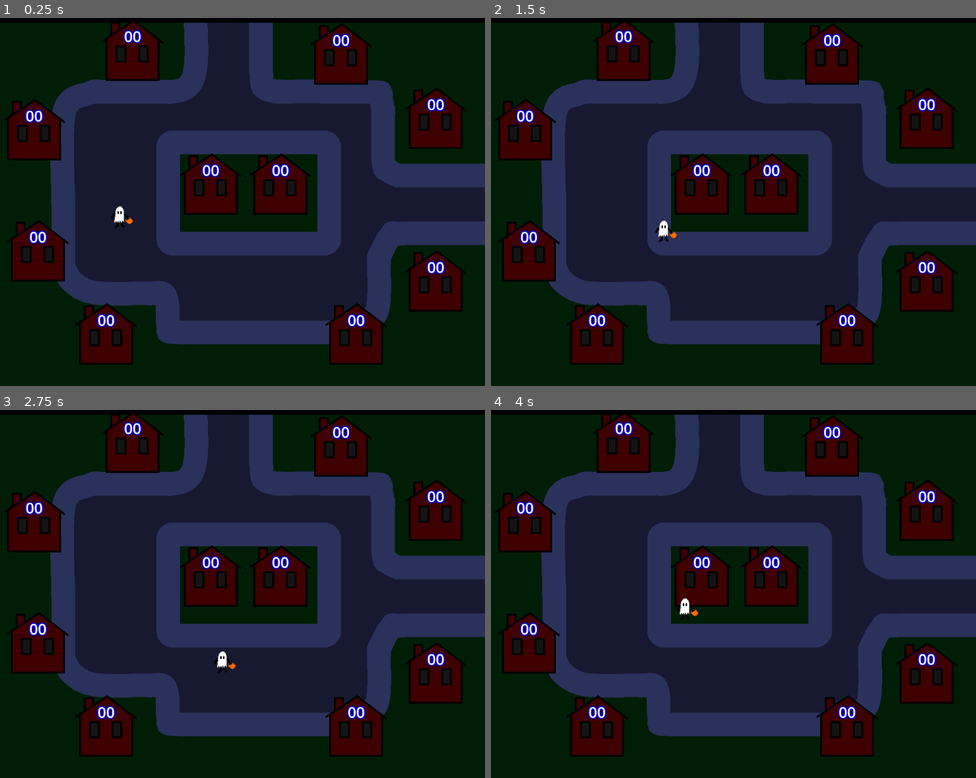
Above: before the commit, frames 1-4 (two rows, left to right).
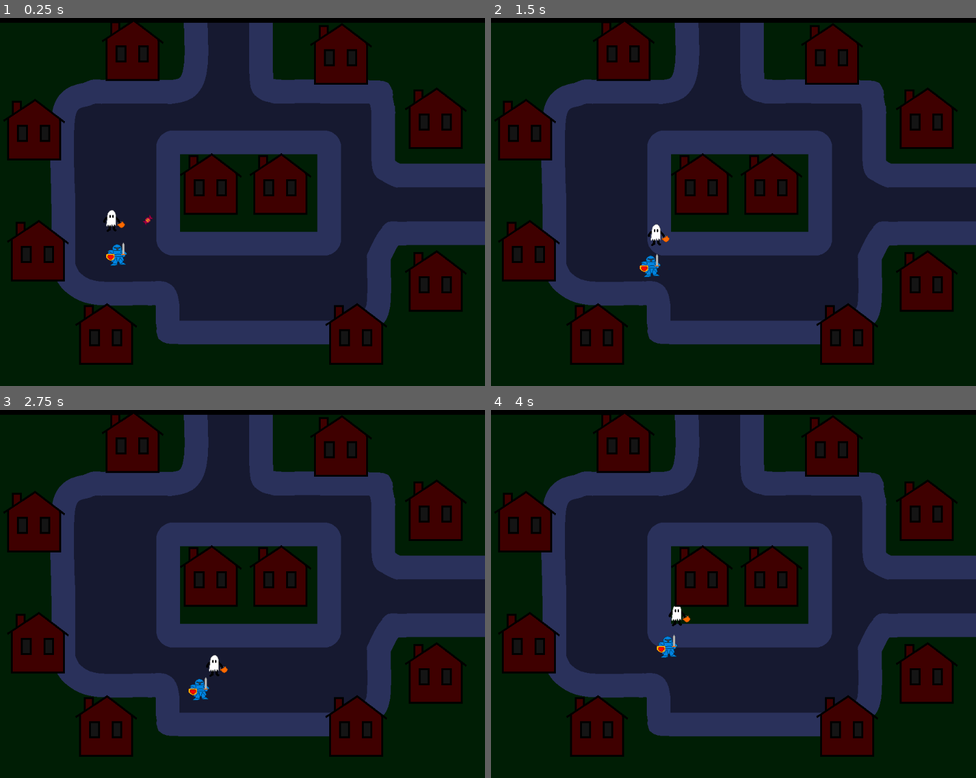
Above: after the commit, the same moments.

Repository: King9999/trickortreat_godot
Game: Godot game, scene res://Scenes/main.tscn
The game is run twice, just before and just after one commit, with the same random seed, the same clock (stepped at 60 frames per second) and the same inputs.
Inputs:
- Up to frame 1 (0.25 s): no input
- Up to frame 2 (1.5 s): tap Enter at 0.5 s; hold Right 0.53-1.28 s; hold Down from 1.28 s (still down)
- Up to frame 3 (2.75 s): release Down at 2.03 s; hold Right from 2.03 s (still down)
- Up to frame 4 (4 s): release Right at 2.78 s; hold Up 2.78-3.53 s; hold Left from 3.53 s (still down)

The runs differ from the first frame. In frame 1, 1.6% of the frame differs, in the area x 5-92%, y 3-85%; in frame 2, 1.6%; in frame 3, 1.6%; in frame 4, 1.6%.

Commit message:
Added house collision box; added candy; added inherited scenes

Diff:
--- /dev/null
+++ b/Scenes/candy.tscn
@@ -0,0 +1,18 @@
+[gd_scene load_steps=4 format=3 uid="uid://ler3q84qayoq"]
+
+[ext_resource type="Script" uid="uid://cw2yepjtdcwch" path="res://Scripts/candy.gd" id="1_bresn"]
+[ext_resource type="Texture2D" uid="uid://cuhruqax5kndg" path="res://Sprites/candy.png" id="1_prm1k"]
+
+[sub_resource type="CircleShape2D" id="CircleShape2D_bresn"]
+
+[node name="Candy" type="Area2D"]
+script = ExtResource("1_bresn")
+
+[node name="Sprite2D" type="Sprite2D" parent="."]
+texture = ExtResource("1_prm1k")
+
+[node name="CollisionShape2D" type="CollisionShape2D" parent="."]
+scale = Vector2(0.685494, 0.685494)
+shape = SubResource("CircleShape2D_bresn")
+
+[connection signal="body_entered" from="." to="." method="_on_body_entered"]
--- /dev/null
+++ b/Scenes/costume_ghost.tscn
@@ -0,0 +1,8 @@
+[gd_scene load_steps=3 format=3 uid="uid://siohwbcnl08s"]
+
+[ext_resource type="PackedScene" uid="uid://bdxcb48ykudp7" path="res://Scenes/costume_base.tscn" id="1_72e8b"]
+[ext_resource type="Script" uid="uid://xkal0eguum4q" path="res://Scripts/costume_ghost.gd" id="2_dyja4"]
+
+[node name="Ghost" instance=ExtResource("1_72e8b")]
+script = ExtResource("2_dyja4")
+costume_name = "Ghost"
--- /dev/null
+++ b/Scenes/costume_knight.tscn
@@ -0,0 +1,18 @@
+[gd_scene load_steps=4 format=3 uid="uid://rojba8fy4rsu"]
+
+[ext_resource type="PackedScene" uid="uid://bdxcb48ykudp7" path="res://Scenes/costume_base.tscn" id="1_oxhh8"]
+[ext_resource type="Texture2D" uid="uid://bnmlrcugrog2u" path="res://Sprites/Costumes/Knight.png" id="2_523sj"]
+[ext_resource type="Script" uid="uid://bx558idp78e4h" path="res://Scripts/costume_knight.gd" id="2_tv4cp"]
+
+[node name="Knight" instance=ExtResource("1_oxhh8")]
+script = ExtResource("2_tv4cp")
+costume_name = "Knight"
+candy_drop_amount = 2
+move_speed = 120.0
+collecting_candy = true
+
+[node name="Sprite2D" parent="." index="0"]
+texture = ExtResource("2_523sj")
+
+[node name="Collison" parent="." index="1"]
+position = Vector2(0, 0)
--- a/Scenes/house.tscn
+++ b/Scenes/house.tscn
@@ -12,22 +12,28 @@
 outline_size = 10
 outline_color = Color(0, 0, 0.85098, 1)
 
+[sub_resource type="RectangleShape2D" id="RectangleShape2D_iqtyj"]
+size = Vector2(114, 88)
+
 [node name="House" type="Node2D"]
 script = ExtResource("1_3jr7h")
 
 [node name="House_LightsOff" type="Sprite2D" parent="."]
+z_index = 1
 texture = ExtResource("1_okrnj")
 
 [node name="House_LightsOn" type="Sprite2D" parent="."]
 visible = false
+z_index = 1
 texture = ExtResource("2_n87ef")
 
 [node name="Candy Pickup Area" type="Area2D" parent="."]
 
-[node name="CollisionShape2D" type="CollisionShape2D" parent="Candy Pickup Area"]
+[node name="Trigger" type="CollisionShape2D" parent="Candy Pickup Area"]
 position = Vector2(0, 75)
 scale = Vector2(1.09906, 1.09906)
 shape = SubResource("RectangleShape2D_3jr7h")
+debug_color = Color(0.733363, 0.266081, 0.441788, 0.419608)
 
 [node name="Candy Text" type="Label" parent="."]
 anchors_preset = 5
@@ -42,3 +48,9 @@
 label_settings = SubResource("LabelSettings_3jr7h")
 horizontal_alignment = 1
 vertical_alignment = 1
+
+[node name="HouseCollision" type="StaticBody2D" parent="."]
+
+[node name="House_CollisionBox" type="CollisionShape2D" parent="HouseCollision"]
+position = Vector2(0, 21)
+shape = SubResource("RectangleShape2D_iqtyj")
--- a/Scenes/main.tscn
+++ b/Scenes/main.tscn
@@ -1,9 +1,11 @@
-[gd_scene load_steps=6 format=3 uid="uid://dub32hrwkr01h"]
+[gd_scene load_steps=8 format=3 uid="uid://dub32hrwkr01h"]
 
 [ext_resource type="Texture2D" uid="uid://cn57fucuohft3" path="res://Sprites/Level.png" id="1_jjgbg"]
 [ext_resource type="Script" uid="uid://knvtqv5xju0a" path="res://Scripts/house_manager.gd" id="2_8gbba"]
 [ext_resource type="PackedScene" uid="uid://dy622oifu2orq" path="res://Scenes/house.tscn" id="2_bo1nx"]
-[ext_resource type="PackedScene" uid="uid://bdxcb48ykudp7" path="res://Scenes/costume_base.tscn" id="4_jjvhh"]
+[ext_resource type="PackedScene" uid="uid://rojba8fy4rsu" path="res://Scenes/costume_knight.tscn" id="5_kry3j"]
+[ext_resource type="PackedScene" uid="uid://siohwbcnl08s" path="res://Scenes/costume_ghost.tscn" id="6_6bp64"]
+[ext_resource type="PackedScene" uid="uid://ler3q84qayoq" path="res://Scenes/candy.tscn" id="6_21xkr"]
 
 [sub_resource type="NavigationPolygon" id="NavigationPolygon_bo1nx"]
 vertices = PackedVector2Array(475, -83, 475, -203, 502, -310, 502, 422, 474, 261, 474, 141, 307, 373, -494, 422, 171, 3 …(372 unchanged characters)…
@@ -113,5 +115,11 @@
 [node name="House10" parent="House Manager" instance=ExtResource("2_bo1nx")]
 position = Vector2(240, 320)
 
-[node name="CostumeBase" parent="." instance=ExtResource("4_jjvhh")]
-position = Vector2(-255, 72)
+[node name="Knight" parent="." instance=ExtResource("5_kry3j")]
+position = Vector2(-264, 152)
+
+[node name="Candy" parent="." instance=ExtResource("6_21xkr")]
+position = Vector2(-200, 80)
+
+[node name="Ghost" parent="." instance=ExtResource("6_6bp64")]
+position = Vector2(-272, 80)
--- /dev/null
+++ b/Scripts/candy.gd
@@ -0,0 +1,7 @@
+extends Area2D
+
+
+func _on_body_entered(player: Costume) -> void:
+	player.candy_amount += 1
+	print("{0}'s candy is now {1}".format([player.costume_name, player.candy_amount]))
+	queue_free()
--- a/Scripts/costume_base.gd
+++ b/Scripts/costume_base.gd
@@ -5,7 +5,7 @@
 extends CharacterBody2D
 class_name Costume
 
-signal on_hit(player: Costume)
+signal on_hit(player: Costume)				#player sprite will shake and flash when hit by a trick. The appropriate funcs will be called
 
 @export var costume_name: String
 @export var candy_amount: int
@@ -13,7 +13,7 @@
 @export var candy_taken: int = 1;           #how much candy the player gets from a house per tick
 var vx: float
 var vy: float
-@export var move_speed: float = 150        #scales vx and vy. Lower value = slower speed
+@export var move_speed: float = BASE_MOVE_SPEED        #scales vx and vy. Lower value = slower speed
 
 @export_category("Timers & Booleans")
 #@export var public float currentTime;                   //used to track when trick can be used again.
@@ -32,6 +32,7 @@
 #consts
 const MAX_CANDY: int = 999
 const INIT_CANDY_DROP_AMOUNT: int = 5
+const BASE_MOVE_SPEED: float = 150
 
 # Called when the node enters the scene tree for the first time.
 func _ready() -> void:
@@ -42,6 +43,20 @@
 func _process(delta: float) -> void:
 	pass
 
+#overridable function that will be used in inherhited nodes.
+func use_trick() -> void:
+	pass
+
+#TODO: Add this function in the candy script!
+#func add_candy(amount: int):
+#	if candy_amount + amount <= MAX_CANDY:
+#		candy_amount += amount
+
+func drop_candy(amount: int):
+	if candy_amount >= amount:
+		candy_amount -= amount
+
+#player movement TODO: Must change this so each player has seprate controls.
 func _physics_process(delta: float) -> void:
 	velocity.x = 0		#velocity is built in to CharacterBody2D
 	velocity.y = 0
--- /dev/null
+++ b/Scripts/costume_ghost.gd
@@ -0,0 +1,7 @@
+"""
+The Ghost has a trick that hits all other opponents in range, and makes them drop more candy than normal. However, the
+cooldown for their trick is longer than most.
+"""
+extends Costume
+
+#TODO: add code for trick
--- /dev/null
+++ b/Scripts/costume_knight.gd
@@ -0,0 +1,8 @@
+"""
+The Knight moves slower than other costumes, but has a fast recharging trick, and doesn't lose as much candy when hit.
+"""
+extends Costume
+
+func _ready() -> void:
+	move_speed = BASE_MOVE_SPEED - 30
+	candy_drop_amount = INIT_CANDY_DROP_AMOUNT - 3
Not shown: 1 places in Scenes/house.tscn that only renumber resources
Not shown, added: Scripts/candy.gd.uid
Not shown, added: Scripts/costume_ghost.gd.uid
Not shown, added: Scripts/costume_knight.gd.uid
